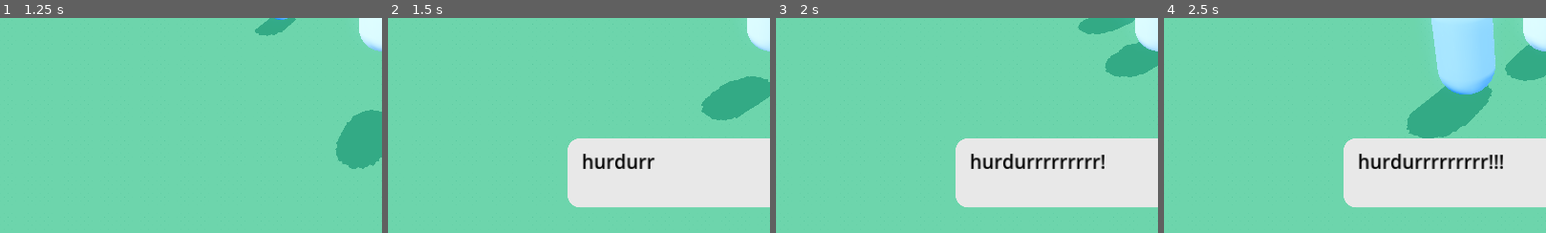
Above: before the commit, frames 1-4 (left to right).
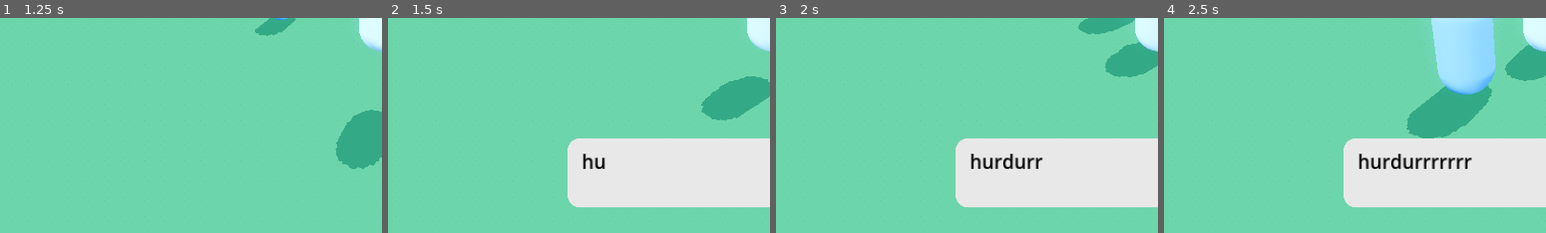
Above: after the commit, the same moments.

Repository: kyle-hessel/godot-narrative-prototype
Game: Godot game, scene res://scenes/main.tscn
The game is run twice, just before and just after one commit, with the same random seed, the same clock (stepped at 60 frames per second) and the same inputs. The engine's default icon, where the game draws it, is replaced by a stand-in: a white triangle on a blue panel in a dark square.
Inputs (mouse positions are % of the whole screen's width and height, from its top left):
- Up to frame 1 (1.25 s): tap Enter at 0.5 s; move the mouse to (55, 50) at 0.52 s; press the mouse at (55, 50) at 0.53 s; hold Up (ui_up) from 0.53 s (still down); tap Space (jump) at 0.77 s
- Up to frame 2 (1.5 s): keep holding Up (ui_up); move the mouse to (45, 50) at 1.27 s; release the mouse at (45, 50) at 1.28 s; tap 1 (combat_action1) at 1.35 s
- Up to frame 3 (2 s): keep holding Up (ui_up); tap Space (jump) at 1.52 s; click (45, 50) at 1.55 s
- Up to frame 4 (2.5 s): keep holding Up (ui_up); move the mouse to (52, 48) at 2.02 s; hold 2 (combat_action2) from 2.03 s (still down); click (52, 48) at 2.3 s
The pictures show only the part of the screen within x 0-50%, y 50-100%; the shares and areas given below are measured in that part.

Frame 1 is identical in both runs. In frame 2, 0.5% of the frame differs, in the area x 57-70%, y 63-71%; in frame 3, 0.5%, in the area x 70-86%, y 63-71%; in frame 4, 0.3%.

Commit message:
Ported dialogue reveal scrolling from textbox's display_letter to a RichTextEffect called [reveal]. The approach I took leaves dialogue_manager nearly unscathed, and instead just greatly modifies textbox_default (textbox.gd) which wires up a bunch of signals to the instance of RichTextEffectReveal to achieve the same effect.

Diff:
--- /dev/null
+++ b/assets/UI/dialogue/text/dialogue_label_reveal.tres
@@ -0,0 +1,6 @@
+[gd_resource type="RichTextEffect" load_steps=2 format=3 uid="uid://dcctttlei8r5n"]
+
+[ext_resource type="Script" path="res://scripts/UI/dialogue/text/dialogue_label_reveal.gd" id="1_fvjxp"]
+
+[resource]
+script = ExtResource("1_fvjxp")
--- a/scenes/UI/dialogue/textbox_default.tscn
+++ b/scenes/UI/dialogue/textbox_default.tscn
@@ -31,4 +31,4 @@
 layout_mode = 2
 
 [node name="LetterDisplayTimer" type="Timer" parent="."]
-one_shot = true
+wait_time = 0.1
--- a/scenes/UI/dialogue/textbox_response.tscn
+++ b/scenes/UI/dialogue/textbox_response.tscn
@@ -31,4 +31,3 @@
 selection_enabled = true
 
 [node name="LetterDisplayTimer" type="Timer" parent="."]
-one_shot = true
--- a/scenes/singletons/dialogue_manager.tscn
+++ b/scenes/singletons/dialogue_manager.tscn
@@ -6,6 +6,3 @@
 layout_mode = 3
 anchors_preset = 0
 script = ExtResource("1_l636m")
-
-[node name="DialogueFlushTimer" type="Timer" parent="."]
-one_shot = true
--- a/scripts/UI/dialogue/text/dialogue_label_color.gd
+++ b/scripts/UI/dialogue/text/dialogue_label_color.gd
@@ -8,7 +8,5 @@
 
 func _process_custom_fx(char_fx: CharFXTransform) -> bool:
 	char_fx.color=char_fx.env.get("color")
-	var char_int: int = get_text_server().font_get_char_from_glyph_index(char_fx.font, 1, char_fx.glyph_index)
-	if char_int == "a".unicode_at(0):
-		char_fx.visible = false
+
 	return true
--- /dev/null
+++ b/scripts/UI/dialogue/text/dialogue_label_reveal.gd
@@ -0,0 +1,33 @@
+extends RichTextEffect
+
+class_name RichTextEffectReveal
+
+var bbcode := "reveal"
+
+var advance_letter: bool = false
+var reveal_pos: int = 0
+
+# Gets TextServer for retrieving font information.
+func get_text_server():
+	return TextServerManager.get_primary_interface()
+
+func _process_custom_fx(char_fx: CharFXTransform) -> bool:
+	# example of how to only act on specific characters.
+	#var char_int: int = get_text_server().font_get_char_from_glyph_index(char_fx.font, 1, char_fx.glyph_index)
+	#if char_int == "a".unicode_at(0):
+		#char_fx.visible = false
+
+	if char_fx.relative_index > reveal_pos:
+		char_fx.visible = false
+
+	if advance_letter:
+		reveal_pos += 1
+		advance_letter = false
+
+	return true
+
+func _on_letter_display_timer_timeout() -> void:
+	advance_letter = true
+
+func _on_signal_show_entire_line() -> void:
+	reveal_pos = 500 # a big number to overload the whole string.
--- a/scripts/UI/dialogue/textbox.gd
+++ b/scripts/UI/dialogue/textbox.gd
@@ -6,6 +6,8 @@
 @onready var textbox_panel: PanelContainer = $TextboxMargin/TextboxPanel
 @onready var dialogue_label: RichTextLabel = $TextboxMargin/TextboxPanel/TextboxVbox/DialogueLabel
 @onready var letter_display_timer: Timer = $LetterDisplayTimer
+
+var text_reveal_effect: RichTextEffect = preload("res://assets/UI/dialogue/text/dialogue_label_reveal.tres")
 
 const MAX_WIDTH: int = 256
 
@@ -23,39 +25,49 @@
 	dialogue_label.autowrap_mode = TextServer.AUTOWRAP_WORD_SMART
 
 	# each time the timer started by display_letter ends, said function is recursively called again by this lambda function.
-	letter_display_timer.timeout.connect(func(): display_letter())
+	#letter_display_timer.timeout.connect(func(): display_letter())
+
+	dialogue_label.install_effect(text_reveal_effect)
+
+	for e in dialogue_label.custom_effects.size():
+		if dialogue_label.custom_effects[e] is RichTextEffectReveal:
+			dialogue_label.custom_effects[e].reveal_pos = 0
+			letter_display_timer.timeout.connect(dialogue_label.custom_effects[e]._on_letter_display_timer_timeout)
+			letter_display_timer.timeout.connect(func():
+				letter_index += 1
+				if letter_index >= dialogue.length():
+					display_line()
+			)
+			finished_displaying.connect(dialogue_label.custom_effects[e]._on_signal_show_entire_line)
 
 func begin_display_dialogue(text_to_display: String) -> void:
-	# fill the dialogue string with the passed in text, but don't apply it to the label itself yet.
 	dialogue = text_to_display
-
-	# begin displaying letters one by one for the given string of dialogue.
-	display_letter()
+	letter_display_timer.start()
+	dialogue_label.text = "[reveal]" + dialogue + "[/reveal]"
 
 # this function overrides displaying each letter and jumps to displaying the entire dialogue string.
 func display_line() -> void:
 	letter_display_timer.stop()
-	dialogue_label.text = dialogue
 	finished_displaying.emit()
 
-# default dialogue display behavior.
-func display_letter() -> void:
-	# one by one, add each letter from the dialogue to the label each time this function is called.
-	dialogue_label.text += dialogue[letter_index]
-
-	# increment to the next letter, and if at the end of the dialogue, notify dialogue_manager and return early.
-	letter_index += 1
-	if letter_index >= dialogue.length():
-		finished_displaying.emit()
-		return
-
-	# determine the speed between character print-outs using a timer, and vary said timer's speed depending on punctuation, etc.
-	match dialogue[letter_index]:
-		"!", ".", ",", "?" when (letter_index < dialogue.length()):
-			letter_display_timer.start(punctuation_time)
-		"!", ".", ",", "?" when (letter_index >= dialogue.length()):
-			letter_display_timer.start(punctuation_time * 2.0)
-		" ":
-			letter_display_timer.start(space_time)
-		_:
-			letter_display_timer.start(letter_time)
+## default dialogue display behavior.
+#func display_letter() -> void:
+	## one by one, add each letter from the dialogue to the label each time this function is called.
+	#dialogue_label.text += dialogue[letter_index]
+	#
+	## increment to the next letter, and if at the end of the dialogue, notify dialogue_manager and return early.
+	#letter_index += 1
+	#if letter_index >= dialogue.length():
+		#finished_displaying.emit()
+		#return
+	#
+	## determine the speed between character print-outs using a timer, and vary said timer's speed depending on punctuation, etc.
+	#match dialogue[letter_index]:
+		#"!", ".", ",", "?" when (letter_index < dialogue.length()):
+			#letter_display_timer.start(punctuation_time)
+		#"!", ".", ",", "?" when (letter_index >= dialogue.length()):
+			#letter_display_timer.start(punctuation_time * 2.0)
+		#" ":
+			#letter_display_timer.start(space_time)
+		#_:
+			#letter_display_timer.start(letter_time)
--- a/scripts/UI/dialogue/textbox_response.gd
+++ b/scripts/UI/dialogue/textbox_response.gd
@@ -52,6 +52,6 @@
 # color the text for every possible response, taking into account which is currently selected by the player.
 func color_text_field_at_pos(pos: int) -> void:
 	if pos == player_selection:
-		dialogue_labels[pos].text = "[highlight_color color=#417fc2 char=a]" + dialogues[pos] + "[/highlight_color]"
+		dialogue_labels[pos].text = "[highlight_color color=#417fc2]" + dialogues[pos] + "[/highlight_color]"
 	else:
 		dialogue_labels[pos].text = "[highlight_color color=#ffffff]" + dialogues[pos] + "[/highlight_color]"
--- a/scripts/managers/dialogue_manager.gd
+++ b/scripts/managers/dialogue_manager.gd
@@ -5,6 +5,7 @@
 
 @onready var textbox: PackedScene = preload("res://scenes/UI/dialogue/textbox_default.tscn")
 @onready var textbox_response: PackedScene = preload("res://scenes/UI/dialogue/textbox_response.tscn")
+
 var textbox_inst: Textbox
 var textbox_response_inst: TextboxResponse
 var participants: Array[Node3D]
